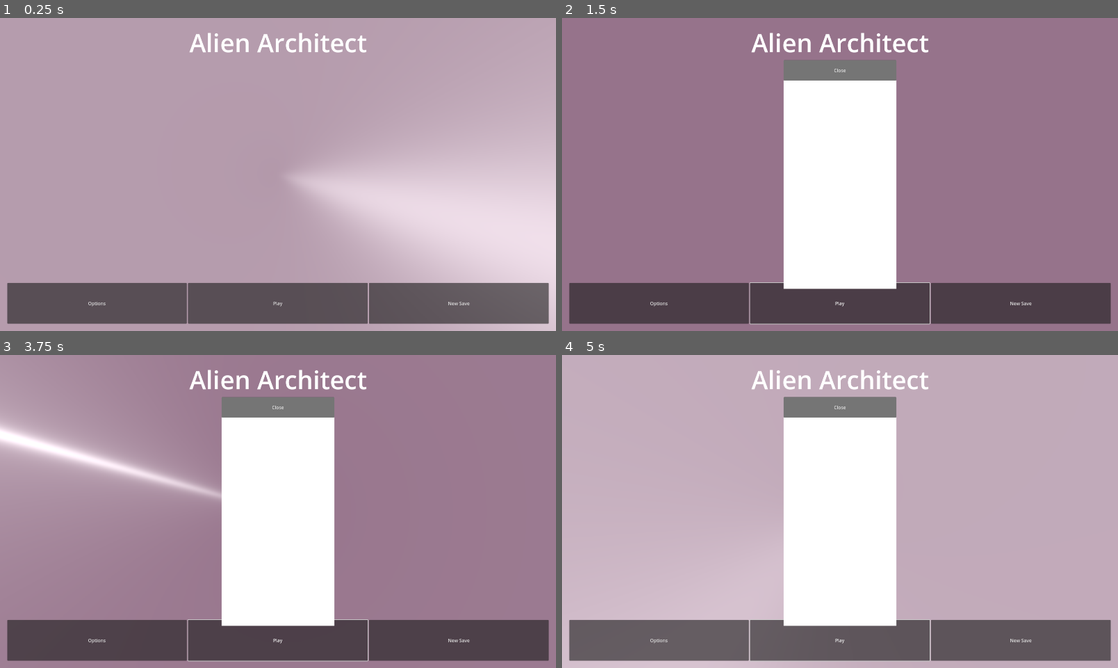
Above: before the commit, frames 1-4 (two rows, left to right).
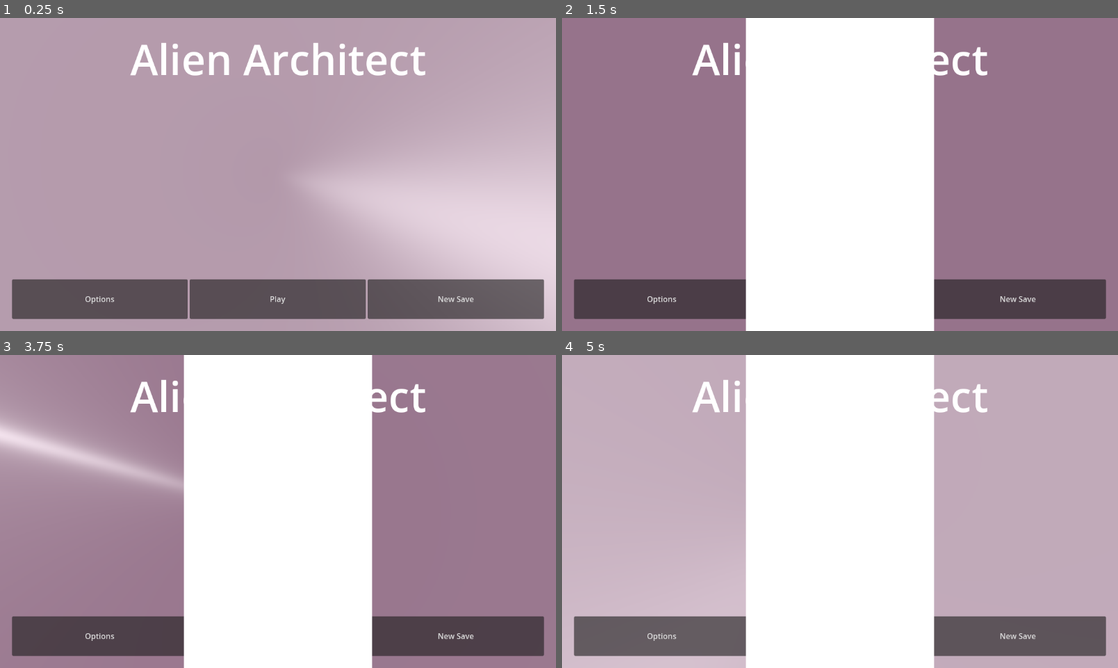
Above: after the commit, the same moments.

Repository: MannyFluss/AlienArchitect
Game: Godot game, scene res://Scenes/MainMenu/MainMenu.tscn
The game is run twice, just before and just after one commit, with the same random seed, the same clock (stepped at 60 frames per second) and the same inputs. The engine's default icon, where the game draws it, is replaced by a stand-in: a white triangle on a blue panel in a dark square.
Inputs (mouse positions are in pixels of both pictures, inside the frame that each line leads up to):
- Up to frame 1 (0.25 s): no input
- Up to frame 2 (1.5 s): click "Play" at 0.5 s; click "Play" at 1.25 s
- Up to frame 3 (3.75 s): click "Play" at 2 s; click "Options" at 2.75 s; click "New Save" at 3.5 s
- Up to frame 4 (5 s): tap Enter (submit_console) at 4.25 s; move the mouse to (962, 495) at 4.27 s; press the mouse at (962, 495) at 4.28 s

The runs differ from the first frame. In frame 1, 5.9% of the frame differs, in the area x 1-99%, y 4-98%; in frame 2, 23%; in frame 3, 24%, in the area x 0-99%, y 0-100%; in frame 4, 23%.

Commit message:
possible?

Diff:
--- a/Scenes/GamePlayScene/main.tscn
+++ b/Scenes/GamePlayScene/main.tscn
@@ -1,13 +1,52 @@
-[gd_scene load_steps=10 format=3 uid="uid://dxhmnt6o3jvqy"]
+[gd_scene load_steps=17 format=3 uid="uid://dxhmnt6o3jvqy"]
 
 [ext_resource type="PackedScene" uid="uid://bqmmvuexkrbkr" path="res://Prefabs/Board/Board.tscn" id="1_5u771"]
 [ext_resource type="Script" path="res://Scenes/GamePlayScene/main.gd" id="1_qlp48"]
 [ext_resource type="PackedScene" uid="uid://dmi76x3hc2fqj" path="res://Prefabs/PlayerController/PlayerController.tscn" id="2_sifjh"]
 [ext_resource type="Script" path="res://Scripts/GameState/GameState.gd" id="3_wi52g"]
+[ext_resource type="Shader" path="res://Scripts/AutoLoads/GlobalShaderUtility/Shader/handDrawn.gdshader" id="4_8li7s"]
 [ext_resource type="PackedScene" uid="uid://n8elk0lcudtf" path="res://Prefabs/Deck/Deck.tscn" id="4_i8gmw"]
 [ext_resource type="PackedScene" uid="uid://ct6gri3mghmjo" path="res://Prefabs/LevelUI/LevelUI.tscn" id="5_blp7f"]
 [ext_resource type="Script" path="res://Scripts/GameState/GameStateResource.gd" id="5_vegi4"]
-[ext_resource type="PackedScene" uid="uid://3m7ixwegc43x" path="res://Scripts/AutoLoads/GlobalShaderUtility/GlobalShaderUtility.tscn" id="8_8ugut"]
+
+[sub_resource type="CompressedTexture2D" id="CompressedTexture2D_ucgt1"]
+load_path = "res://.godot/imported/LottesGrain5.png-b99693a28eec31d710b8d261dd8c7487.s3tc.ctex"
+
+[sub_resource type="CompressedTexture2D" id="CompressedTexture2D_mi8c7"]
+load_path = "res://.godot/imported/lines.png-d2e185d6e26d65526e5d5f7a5bff3b56.s3tc.ctex"
+
+[sub_resource type="FastNoiseLite" id="FastNoiseLite_wdol7"]
+
+[sub_resource type="NoiseTexture2D" id="NoiseTexture2D_oieeu"]
+noise = SubResource("FastNoiseLite_wdol7")
+
+[sub_resource type="ShaderMaterial" id="ShaderMaterial_h36ln"]
+render_priority = 0
+shader = ExtResource("4_8li7s")
+shader_parameter/color_passthrough = true
+shader_parameter/depth_check = true
+shader_parameter/normal_check = true
+shader_parameter/tint_color = Color(1, 1, 1, 1)
+shader_parameter/line_color = Color(0, 0, 0, 1)
+shader_parameter/depth_line_strength = 1.0
+shader_parameter/normal_line_strength = 1.0
+shader_parameter/noise_offset_multiplier = 0.5
+shader_parameter/red_weight = 0.5
+shader_parameter/green_weight = 0.5
+shader_parameter/blue_weight = 0.5
+shader_parameter/black_threshold = 0.001
+shader_parameter/white_threshold = 0.0
+shader_parameter/grain_amount = 0.2
+shader_parameter/line_size = 2.0
+shader_parameter/lines_texture_scale = 5.398
+shader_parameter/grain_texture_scale = 10.0
+shader_parameter/texture_noise = SubResource("NoiseTexture2D_oieeu")
+shader_parameter/texture_lines = SubResource("CompressedTexture2D_mi8c7")
+shader_parameter/texture_grain = SubResource("CompressedTexture2D_ucgt1")
+
+[sub_resource type="QuadMesh" id="QuadMesh_77npc"]
+material = SubResource("ShaderMaterial_h36ln")
+size = Vector2(100, 100)
 
 [sub_resource type="Resource" id="Resource_yftu7"]
 script = ExtResource("5_vegi4")
@@ -18,6 +57,8 @@
 tagShopCount = 3
 cardShopCount = 3
 
+[sub_resource type="CapsuleMesh" id="CapsuleMesh_xmuyr"]
+
 [node name="Main" type="Node3D" node_paths=PackedStringArray("myDeck", "myBoard", "myGameState", "myPlayerController")]
 script = ExtResource("1_qlp48")
 myDeck = NodePath("Deck")
@@ -26,23 +67,40 @@
 myPlayerController = NodePath("PlayerController")
 
 [node name="DirectionalLight3D" type="DirectionalLight3D" parent="."]
-transform = Transform3D(-0.0523322, -0.658276, 0.750956, -0.0960498, 0.751818, 0.652338, -0.994, -0.0379909, -0.102572, 9.5351, 3.38961, 0)
+transform = Transform3D(0.497684, 0.60384, -0.622645, -0.0960498, 0.751818, 0.652338, 0.862024, -0.264853, 0.432166, 9.5351, 3.38961, 0)
 
 [node name="Board" parent="." instance=ExtResource("1_5u771")]
+transform = Transform3D(0.1, 0, 0, 0, 0.1, 0, 0, 0, 0.1, 0, 0, 0)
 
 [node name="PlayerController" parent="." node_paths=PackedStringArray("gameState") instance=ExtResource("2_sifjh")]
+transform = Transform3D(1, 0, 0, 0, 1, 0, 0, 0, 1, -1.07051, 1.3763, 0.92437)
 gameState = NodePath("../GameState")
 
 [node name="IsometricCamera" parent="PlayerController" index="0"]
-transform = Transform3D(0.707107, 0.5, -0.5, 0, 0.707107, 0.707107, 0.707107, -0.5, 0.5, -30.256, 33.7268, 21.8391)
+transform = Transform3D(0.707107, 0.5, -0.5, 0, 0.707107, 0.707107, 0.707107, -0.5, 0.5, -2.776, 4.057, 2.944)
 current = true
+size = 1.0
 
 [node name="ShaderBlock" parent="PlayerController/IsometricCamera" index="0"]
-transform = Transform3D(1, 0, 0, 0, 1, 0, 0, -1.19209e-07, 1, -9.53674e-07, 0, -0.100002)
+transform = Transform3D(1, 0, 0, 0, 1, 0, 0, -1.19209e-07, 1, -1.90735e-06, 0, -0.100002)
+mesh = SubResource("QuadMesh_77npc")
+
+[node name="PlayerHand" parent="PlayerController" index="4"]
+transform = Transform3D(0.0601041, 0.0425, -0.0425, 0, 0.0601041, 0.0601041, 0.0601041, -0.0425, 0.0425, 1.44477, -5, -1.74239)
 
 [node name="Spacer" parent="PlayerController/PlayerHand" index="0"]
+transform = Transform3D(0.999999, 0, 0, 0, 1, -2.98023e-08, 0, -2.08616e-07, 1, 2.92993, 15.5203, 62.1067)
 spacing = Vector3(3.225, 0, -1.57)
 rotation_angle = -1.0
+
+[node name="Card" parent="PlayerController/PlayerHand/Spacer" index="0" instance_placeholder="res://Prefabs/Card/Card.tscn"]
+transform = Transform3D(0.999962, -0.00872653, 0, 0.00872653, 0.999962, 0, 0, 0, 1, -1.6125, 0, 0.785)
+
+[node name="Card2" parent="PlayerController/PlayerHand/Spacer" index="1" node_paths=PackedStringArray("myArtCamera", "my3DSprite", "moduleContainer") instance_placeholder="res://Prefabs/Card/Card.tscn"]
+transform = Transform3D(0.999962, 0.00872653, 0, -0.00872653, 0.999962, 0, 0, 0, 1, 1.6125, 0, -0.785)
+myArtCamera = NodePath("../Card/cardArtRendering/CardArtScene/Node3D/ArtCamera")
+my3DSprite = NodePath("../Card/CardRender")
+moduleContainer = NodePath("../Card/Modules")
 
 [node name="GameState" type="Node" parent="."]
 script = ExtResource("3_wi52g")
@@ -54,12 +112,14 @@
 
 [node name="LevelUI" parent="." instance=ExtResource("5_blp7f")]
 
-[node name="GlobalShaderUtility" parent="." instance=ExtResource("8_8ugut")]
+[node name="MeshInstance3D" type="MeshInstance3D" parent="."]
+transform = Transform3D(0.305, 0, 0, 0, 0.305, 0, 0, 0, 0.305, 0.140467, 0.58125, 0.999388)
+mesh = SubResource("CapsuleMesh_xmuyr")
 
 [connection signal="bluePrintCountSet" from="GameState" to="LevelUI" method="_on_game_state_blue_print_count_set"]
 [connection signal="newMunicipalityScore" from="GameState" to="LevelUI" method="_on_game_state_new_municipality_score"]
 [connection signal="quotaSet" from="GameState" to="LevelUI" method="_on_game_state_quota_set"]
 
+[editable path="Board"]
 [editable path="PlayerController"]
 [editable path="PlayerController/PlayerHand"]
-[editable path="GlobalShaderUtility"]
--- a/Scripts/AutoLoads/GlobalShaderUtility/Shader/handDrawn.gdshader
+++ b/Scripts/AutoLoads/GlobalShaderUtility/Shader/handDrawn.gdshader
@@ -34,7 +34,7 @@
 //	Credit: https://godotshaders.com/shader/depth-modulated-pixel-outline-in-screen-space/
 	float raw_depth = texture(depth_texture, screen_uv)[0];
 	vec3 normalized_device_coordinates = vec3(screen_uv * 2.0 - 1.0, raw_depth);
-    vec4 view_space = inv_projection_matrix * vec4(normalized_device_coordinates, 1.0);
+    vec4 view_space = inv_projection_matrix * vec4(normalized_device_coordinates, 1);
 	view_space.xyz /= view_space.w;
 	return -view_space.z;
 }
@@ -111,7 +111,6 @@
 	}else if(length(screen_tex.rgb) > white_threshold){
 		//final = vec3(1.0);
 		final = original_color;
-
 	// If color pass through is enabled then replace the output color with the screen texture color.
 	}else if(color_passthrough){
 		final = original_color;
--- a/Temp/shader_block.tscn
+++ b/Temp/shader_block.tscn
@@ -35,5 +35,5 @@
 size = Vector2(100, 100)
 
 [node name="ShaderBlock" type="MeshInstance3D"]
-transform = Transform3D(1, 0, 0, 0, 1, 0, 0, -8.9407e-08, 1, 0, 0, -0.1)
+transform = Transform3D(1, 0, 0, 0, 1, 0, 0, -8.9407e-08, 1, 0.0545425, -9.53674e-07, -0.133618)
 mesh = SubResource("QuadMesh_hanss")
--- /dev/null
+++ b/Test/fuckshit.tscn
@@ -0,0 +1,54 @@
+[gd_scene load_steps=8 format=3 uid="uid://c55kx4fq160vv"]
+
+[ext_resource type="Script" path="res://Prefabs/PlayerController/PlayerController.gd" id="1_qgf07"]
+[ext_resource type="PackedScene" uid="uid://bqfwf1r5xq6kx" path="res://Prefabs/Tiles/Tile.tscn" id="2_l38o1"]
+[ext_resource type="PackedScene" uid="uid://c80j3tdawdmeb" path="res://Temp/shader_block.tscn" id="2_omqp6"]
+[ext_resource type="PackedScene" uid="uid://d0ml1b3sof4po" path="res://Temp/Building.tscn" id="3_8wdff"]
+[ext_resource type="PackedScene" uid="uid://cpkfhoxxqggns" path="res://components/InputComponent/InputComponent.tscn" id="4_wv3qb"]
+[ext_resource type="PackedScene" uid="uid://brs5wo4pjx4ae" path="res://Prefabs/PlayerHand/PlayerHand.tscn" id="5_asu2v"]
+
+[sub_resource type="Environment" id="Environment_5vyg2"]
+background_mode = 1
+background_color = Color(0.670588, 0.207843, 1, 1)
+ambient_light_energy = 1.2
+
+[node name="Fuckshit" type="Node3D"]
+
+[node name="PlayerController" type="Node3D" parent="."]
+script = ExtResource("1_qgf07")
+
+[node name="SelectorCast" type="RayCast3D" parent="PlayerController"]
+collision_mask = 9
+debug_shape_thickness = 5
+
+[node name="InputComponent" parent="PlayerController" instance=ExtResource("4_wv3qb")]
+
+[node name="SelectedCard" type="Node3D" parent="PlayerController"]
+unique_name_in_owner = true
+transform = Transform3D(1, 0, -2.98023e-08, -2.98023e-08, 1, 2.98023e-08, -2.98023e-08, 0, 1, 0, 0, 0)
+
+[node name="PlayerHand" parent="PlayerController" instance=ExtResource("5_asu2v")]
+transform = Transform3D(0.707107, 0.5, -0.5, 0, 0.707107, 0.707107, 0.707107, -0.5, 0.5, -10, -5, 10)
+
+[node name="Tile" parent="." instance=ExtResource("2_l38o1")]
+
+[node name="SampleBuilding" parent="." instance=ExtResource("3_8wdff")]
+transform = Transform3D(1, 0, 0, 0, 1, 0, 0, 0, 1, 0, 0.587504, 0)
+
+[node name="Node3D" type="Node3D" parent="."]
+transform = Transform3D(1, 0, 0, 0, 1, 0, 0, 0, 1, 0, 1.09456, 0)
+
+[node name="Camera3D" type="Camera3D" parent="Node3D"]
+transform = Transform3D(0.707107, 0.5, -0.5, 0, 0.707107, 0.707107, 0.707107, -0.5, 0.5, -3, 3.82, 3)
+projection = 1
+
+[node name="ShaderBlock" parent="Node3D/Camera3D" instance=ExtResource("2_omqp6")]
+
+[node name="WorldEnvironment" type="WorldEnvironment" parent="Node3D"]
+environment = SubResource("Environment_5vyg2")
+
+[connection signal="InputHeld" from="PlayerController/InputComponent" to="PlayerController" method="_on_input_component_input_held"]
+[connection signal="InputPressed" from="PlayerController/InputComponent" to="PlayerController" method="_on_input_component_input_pressed"]
+[connection signal="InputReleased" from="PlayerController/InputComponent" to="PlayerController" method="_on_input_component_input_released"]
+
+[editable path="PlayerController/PlayerHand"]
--- a/project.godot
+++ b/project.godot
@@ -30,8 +30,6 @@
 
 [display]
 
-window/size/viewport_width=1920
-window/size/viewport_height=1080
 window/stretch/mode="viewport"
 
 [input]
